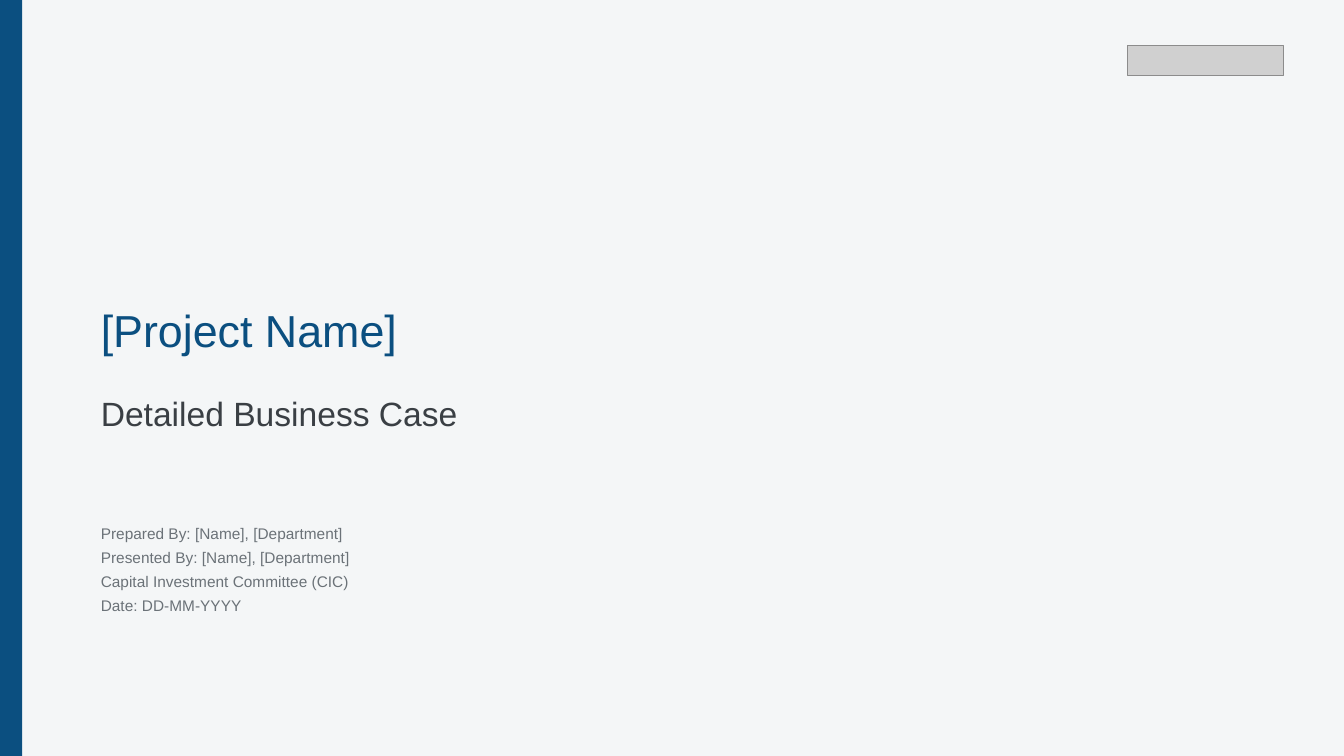
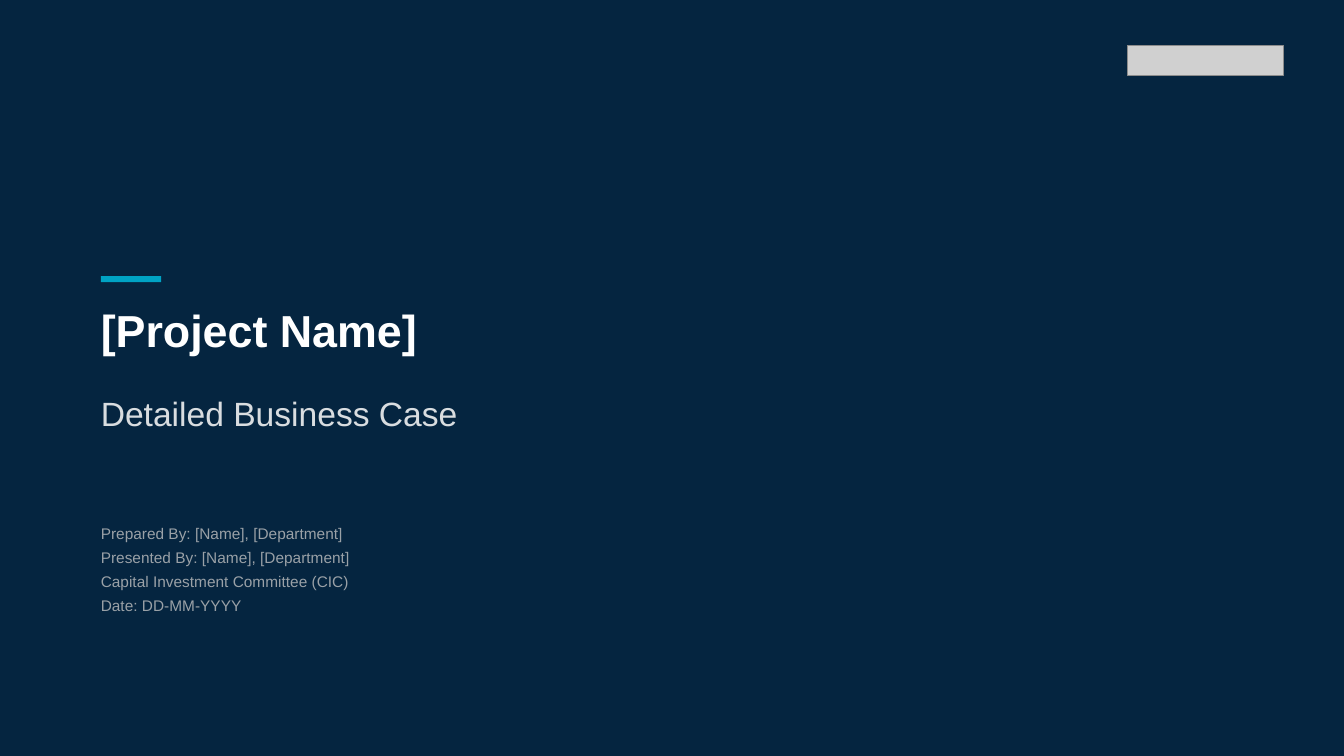
Before and after one commit to middleleap/ai-dlc, a slide deck: slide 1 of plugins/meridian-trust/skills/meridian-business-case/assets/Business_Case_Template.pptx. Drawn at 1344x756 pixels with LibreOffice and Linux fonts; fonts in the diff are those of the drawing; grey boxes stand for pictures. Boxes give left, top, right and bottom in pixels: in the first picture for what was removed or moved away, otherwise in the second. Text is boxed around its words. In the diff, an @@ line names an element or a change of style, - is before the commit and + after.

```diff
--- a/plugins/meridian-trust/skills/meridian-business-case/assets/Business_Case_Template.pptx
+++ b/plugins/meridian-trust/skills/meridian-business-case/assets/Business_Case_Template.pptx
@@ rectangle at bbox=[0, 0, 1344, 756]: fill #F4F6F7 to #052540 @@
@@ rectangle removed at bbox=[0, 0, 22, 756] @@
@@ rectangle added at bbox=[101, 276, 161, 282], fill #00A3C4 @@
@@ text "[Project Name]" at bbox=[101, 314, 417, 356]: text colour #0B4F80 to #FFFFFF, bold on @@
@@ text "Detailed Business Case" at bbox=[101, 401, 457, 427]: text colour #3A3F44 to #D9DDE0 @@
@@ text "Prepared By: [Name], [Department]" at bbox=[101, 528, 349, 611]: text colour #6B7278 to #9AA1A7 @@
```
Also in this commit, not shown: 10 other slides changed, 21 other files.
